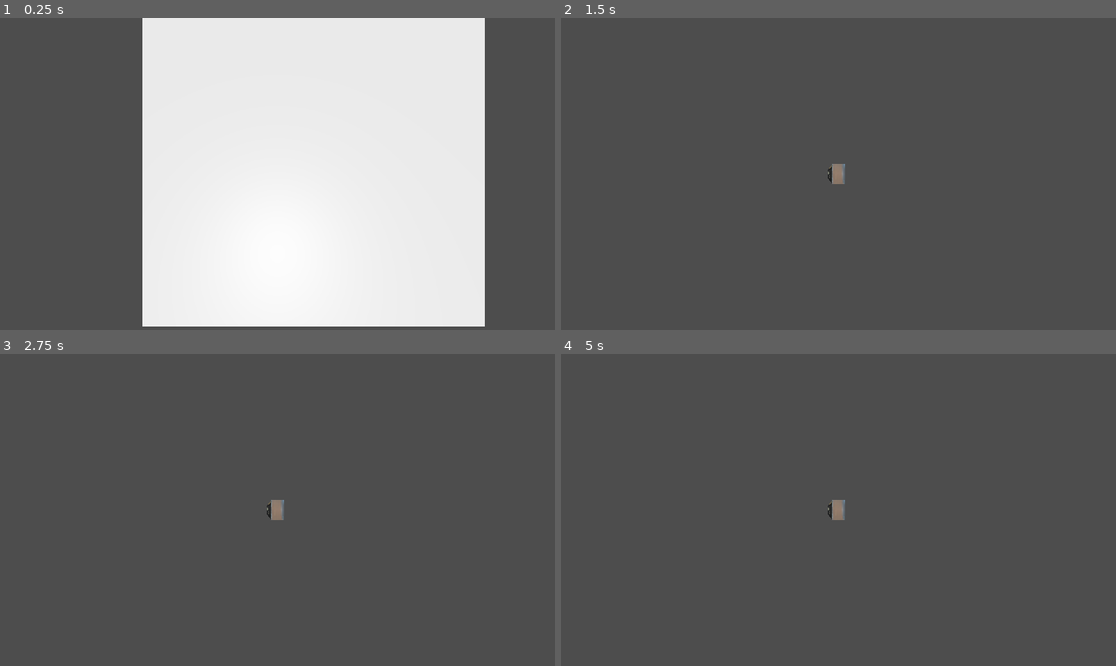
Above: before the commit, frames 1-4 (two rows, left to right).
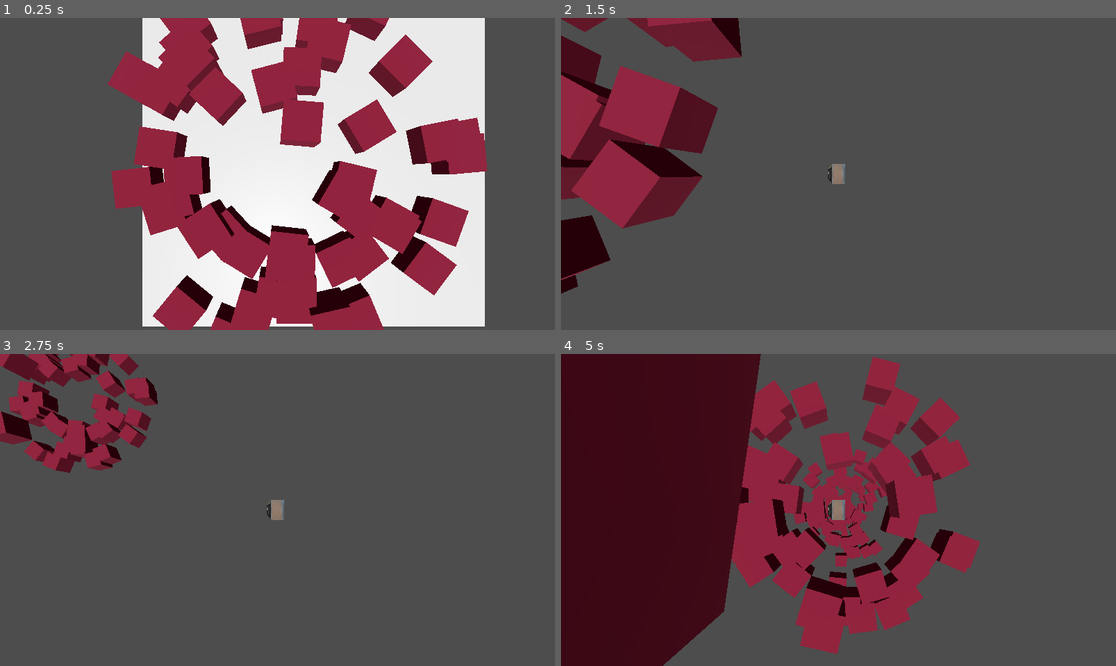
Above: after the commit, the same moments.

Repository: TagDBack/TDB-STB
Game: Godot game, scene res://scenes/tests/3d-move.tscn
The game is run twice, just before and just after one commit, with the same random seed, the same clock (stepped at 60 frames per second) and the same inputs. The project has no main scene, so this scene is started directly.
Inputs:
- Up to frame 1 (0.25 s): no input
- Up to frame 2 (1.5 s): hold D (move_right) 0.53-1.28 s; hold Alt (move_slide) 0.53-1.28 s; hold S (move_down) from 1.28 s (still down); tap Shift (move_sprint) at 1.35 s
- Up to frame 3 (2.75 s): release S (move_down) at 2.03 s; hold D (move_right) from 2.03 s (still down); hold Alt (move_slide) from 2.03 s (still down)
- Up to frame 4 (5 s): release D (move_right) at 2.78 s; release Alt (move_slide) at 2.78 s; hold W (move_up) 2.78-3.53 s; tap Shift (move_sprint) at 2.85, 4.35 s; hold Alt (move_slide) 3.53-4.28 s; hold A (move_left) from 3.53 s (still down)

The runs differ from the first frame. In frame 1, 33% of the frame differs, in the area x 19-88%, y 0-100%; in frame 2, 15%; in frame 3, 6.5%; in frame 4, 52%, in the area x 0-76%, y 0-100%.

Commit message:
Add autoload SpawnerManager - To manage which scene to load for new wave - Add test scene for spawner - Expected spawner packed in a level scene
Create spawner simulation using simple cube

Update spawner to make it more smoothly

- Change to using for loop
- Add another parameter
  - total enemies, batch, delay batch

Add general spawner class

- With random radius and angle
- Default face direction is facing to origin

Diff:
--- a/project.godot
+++ b/project.godot
@@ -17,6 +17,7 @@
 [autoload]
 
 WaveManager="*res://scripts/wave-manager.gd"
+SpawnManager="*res://scripts/spawn-manager.gd"
 
 [gui]
 
@@ -73,6 +74,10 @@
 
 project/assembly_name="TDB-STB"
 
+[mono]
+
+project/assembly_name="TDB-STB"
+
 [physics]
 
 common/enable_pause_aware_picking=true
--- /dev/null
+++ b/scenes/entities/test-enemy.tscn
@@ -0,0 +1,18 @@
+[gd_scene load_steps=4 format=3 uid="uid://eapxb2w7pn6k"]
+
+[sub_resource type="BoxShape3D" id="BoxShape3D_cm6ox"]
+
+[sub_resource type="BoxMesh" id="BoxMesh_s04gy"]
+
+[sub_resource type="StandardMaterial3D" id="StandardMaterial3D_ciy6v"]
+albedo_color = Color(0.556863, 0.0901961, 0.215686, 1)
+
+[node name="test-enemy" type="RigidBody3D"]
+collision_layer = 2
+
+[node name="CollisionShape3D" type="CollisionShape3D" parent="."]
+shape = SubResource("BoxShape3D_cm6ox")
+
+[node name="MeshInstance3D" type="MeshInstance3D" parent="."]
+mesh = SubResource("BoxMesh_s04gy")
+surface_material_override/0 = SubResource("StandardMaterial3D_ciy6v")
--- a/scenes/entities/test-entity.tscn
+++ b/scenes/entities/test-entity.tscn
@@ -8,7 +8,7 @@
 [node name="CharacterBody3D" type="CharacterBody3D"]
 script = ExtResource("2")
 
-[node name="Object" parent="." instance=ExtResource("1")]
+[node name="scene" parent="." instance=ExtResource("1")]
 
 [node name="CollisionShape3D" type="CollisionShape3D" parent="."]
 transform = Transform3D(0.4, 0, 0, 0, 0.4, 0, 0, 0, 0.4, 0, 0, 0)
--- /dev/null
+++ b/scenes/entities/test-plane.tscn
@@ -0,0 +1,6 @@
+[gd_scene format=3 uid="uid://bprfcwfw815l8"]
+
+[node name="test-plane" type="CSGBox3D"]
+transform = Transform3D(1.00675, 0, 0, 0, 1, 0, 0, 0, 1, 0, 0, 0)
+use_collision = true
+size = Vector3(10, 0.1, 10)
--- /dev/null
+++ b/scenes/levels/level1.tscn
@@ -0,0 +1,18 @@
+[gd_scene load_steps=3 format=3 uid="uid://brxgcbxyerq6m"]
+
+[ext_resource type="PackedScene" uid="uid://bwdvfyyau5fr7" path="res://scenes/miscs/spawner.tscn" id="1_s1vxr"]
+[ext_resource type="PackedScene" uid="uid://eapxb2w7pn6k" path="res://scenes/entities/test-enemy.tscn" id="2_almsh"]
+
+[node name="level1" type="Node3D"]
+
+[node name="Spawner" parent="." instance=ExtResource("1_s1vxr")]
+enemy_pack = ExtResource("2_almsh")
+total_spawn_number = 50
+total_batch = 10
+delay_batch_spawn = 0.2
+
+[node name="Spawner2" parent="." instance=ExtResource("1_s1vxr")]
+enemy_pack = ExtResource("2_almsh")
+total_spawn_number = 200
+delay_batch_spawn = 0.4
+min_radius = 2
--- /dev/null
+++ b/scenes/miscs/UI.tscn
@@ -0,0 +1,31 @@
+[gd_scene load_steps=3 format=3 uid="uid://cibl1xqyo1ppq"]
+
+[ext_resource type="Script" path="res://scripts/UI.gd" id="1_f4acd"]
+[ext_resource type="FontFile" uid="uid://cquj38eqa2nsj" path="res://fonts/Skranji/Skranji-Regular.ttf" id="2_ld85q"]
+
+[node name="UI" type="Control"]
+layout_mode = 3
+anchors_preset = 15
+anchor_right = 1.0
+anchor_bottom = 1.0
+grow_horizontal = 2
+grow_vertical = 2
+script = ExtResource("1_f4acd")
+
+[node name="Wave Number" type="RichTextLabel" parent="."]
+layout_mode = 0
+offset_right = 270.0
+offset_bottom = 106.0
+theme_override_fonts/normal_font = ExtResource("2_ld85q")
+bbcode_enabled = true
+text = "Wave Number"
+
+[node name="Wave Time Left" type="RichTextLabel" parent="."]
+layout_mode = 0
+offset_left = 413.0
+offset_top = 1.0
+offset_right = 794.0
+offset_bottom = 79.0
+theme_override_fonts/normal_font = ExtResource("2_ld85q")
+bbcode_enabled = true
+text = "5 Seconds"
--- /dev/null
+++ b/scenes/miscs/spawner.tscn
@@ -0,0 +1,6 @@
+[gd_scene load_steps=2 format=3 uid="uid://bwdvfyyau5fr7"]
+
+[ext_resource type="Script" path="res://scripts/spawner.gd" id="1_i5537"]
+
+[node name="Spawner" type="Node3D"]
+script = ExtResource("1_i5537")
--- /dev/null
+++ b/scenes/tests/3d-spawn.tscn
@@ -0,0 +1,32 @@
+[gd_scene load_steps=6 format=3 uid="uid://c3ycyeolmx4n4"]
+
+[ext_resource type="PackedScene" uid="uid://dq2ntdi7sxjas" path="res://assets/objects/3d/Test-cube/cube.glb" id="1_2oafi"]
+[ext_resource type="PackedScene" uid="uid://lwpqpcomo7ls" path="res://assets/objects/3d/Test-tv/scene.gltf" id="2_qtsll"]
+[ext_resource type="PackedScene" uid="uid://bprfcwfw815l8" path="res://scenes/entities/test-plane.tscn" id="5_ajb3s"]
+
+[sub_resource type="Environment" id="Environment_ebw1g"]
+
+[sub_resource type="CameraAttributesPractical" id="CameraAttributesPractical_87c85"]
+
+[node name="Node3D" type="Node3D"]
+
+[node name="Camera3D" type="Camera3D" parent="."]
+transform = Transform3D(1, 0, 0, 0, 0.873611, 0.486625, 0, -0.486625, 0.873611, 0, 2.95886, 4.05427)
+
+[node name="Node3D" type="Node3D" parent="."]
+
+[node name="cube" parent="." instance=ExtResource("1_2oafi")]
+transform = Transform3D(5, 0, 0, 0, 0.25, 0, 0, 0, 5, 0.541559, -0.638748, -0.42892)
+
+[node name="scene" parent="." instance=ExtResource("2_qtsll")]
+transform = Transform3D(0.361901, 0, -0.932216, 0, 1, 0, 0.932216, 0, 0.361901, -2.30204, 0, -0.329175)
+
+[node name="WorldEnvironment" type="WorldEnvironment" parent="."]
+environment = SubResource("Environment_ebw1g")
+camera_attributes = SubResource("CameraAttributesPractical_87c85")
+
+[node name="test-plane" parent="." instance=ExtResource("5_ajb3s")]
+transform = Transform3D(1.00675, 0, 0, 0, 1, 0, 0, 0, 1, 0, -0.300598, 0)
+
+[node name="OmniLight3D" type="OmniLight3D" parent="."]
+transform = Transform3D(1, 0, 0, 0, 1, 0, 0, 0, 1, 0, 10, 0)
--- a/scenes/tests/3d-view.tscn
+++ b/scenes/tests/3d-view.tscn
@@ -5,6 +5,7 @@
 [ext_resource type="PackedScene" path="res://scenes/ui/UI.tscn" id="3_5ai6d"]
 
 [sub_resource type="Environment" id="Environment_uup76"]
+[sub_resource type="CameraAttributesPractical" id="CameraAttributesPractical_87c85"]
 
 [node name="Node3D" type="Node3D"]
 
@@ -23,3 +24,4 @@
 environment = SubResource("Environment_uup76")
 
 [node name="UI" parent="." instance=ExtResource("3_5ai6d")]
+camera_attributes = SubResource("CameraAttributesPractical_87c85")
--- /dev/null
+++ b/scripts/spawn-manager.gd
@@ -0,0 +1,23 @@
+extends Node
+
+# Called when the node enters the scene tree for the first time.
+func _ready():
+	pass
+
+
+func new_wave(wave_number):
+	call_deferred("_deferred_new_wave", wave_number)
+
+func _deferred_new_wave(wave_number):
+	if wave_number == 1:
+		spawn("res://scenes/levels/level1.tscn")
+	else:
+		pass
+
+func spawn(spawner_level_path):
+	call_deferred("_deferred_spawn", spawner_level_path)
+
+func _deferred_spawn(spawner_level_path):
+	var s = ResourceLoader.load(spawner_level_path)
+	var spawner = s.instantiate()
+	get_tree().root.add_child(spawner)
--- /dev/null
+++ b/scripts/spawner.gd
@@ -0,0 +1,47 @@
+extends Node3D
+
+@export var enemy_pack: PackedScene
+@export var total_spawn_number: int = 100
+@export var total_batch: int = 5
+@export var delay_batch_spawn = 0.1
+@export var min_radius = 0
+@export var max_radius = 5
+@export var origin = Vector3(0, 0, 0)
+
+func _ready():
+	randomize()
+	repeat()
+
+func spawn(number_spawn_now):
+	print("spawn")
+	call_deferred("_deferred_spawn", number_spawn_now)
+
+func _deferred_spawn(number_spawn_now):
+	for i in range(number_spawn_now):
+		var spawned = enemy_pack.instantiate()
+		get_parent().get_parent().add_child(spawned)
+
+		var spawn_pos = origin
+		var angle = randf_range(-2 * PI, 2 * PI)
+		var radius = randf_range(min_radius, max_radius)
+
+		spawn_pos.x = spawn_pos.x + radius * cos(angle)
+		spawn_pos.z = spawn_pos.z + radius * sin(angle)
+
+		spawned.global_position = spawn_pos
+		spawned.look_at(origin)
+
+func repeat():
+	call_deferred("_deferred_repeat")
+
+func _deferred_repeat():
+	if total_batch == 0:
+		self.queue_free()
+	else:
+		var number_spawn_now = floor(total_spawn_number / total_batch)
+		spawn(number_spawn_now)
+		total_spawn_number = total_spawn_number - number_spawn_now
+		total_batch = total_batch - 1
+
+		await get_tree().create_timer(delay_batch_spawn).timeout
+		repeat()
--- a/scripts/wave-manager.gd
+++ b/scripts/wave-manager.gd
@@ -35,6 +35,7 @@
 	wave_number += 1
 	print(wave_number)
 	calculate_multiplier()
+	SpawnManager.new_wave(wave_number)
 
 	if (wave_number >= 16):
 		endless_mode_next_wave()
Not shown: 1 places in default_env.tres that only renumber resources
Not shown: 1 places in scenes/entities/test-entity.tscn that only renumber resources
Not shown: 1 places in scenes/miscs/wave-timer.tscn that only renumber resources
Not shown: 1 places in scenes/tests/3d-move.tscn that only renumber resources
